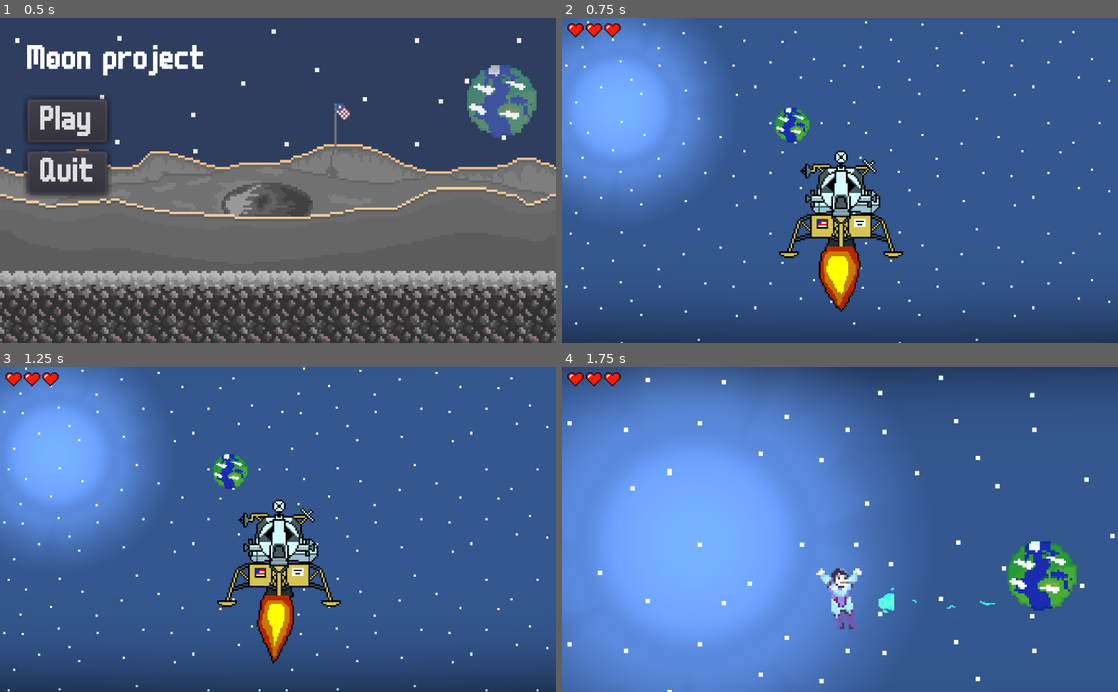
Above: before the commit, frames 1-4 (two rows, left to right).
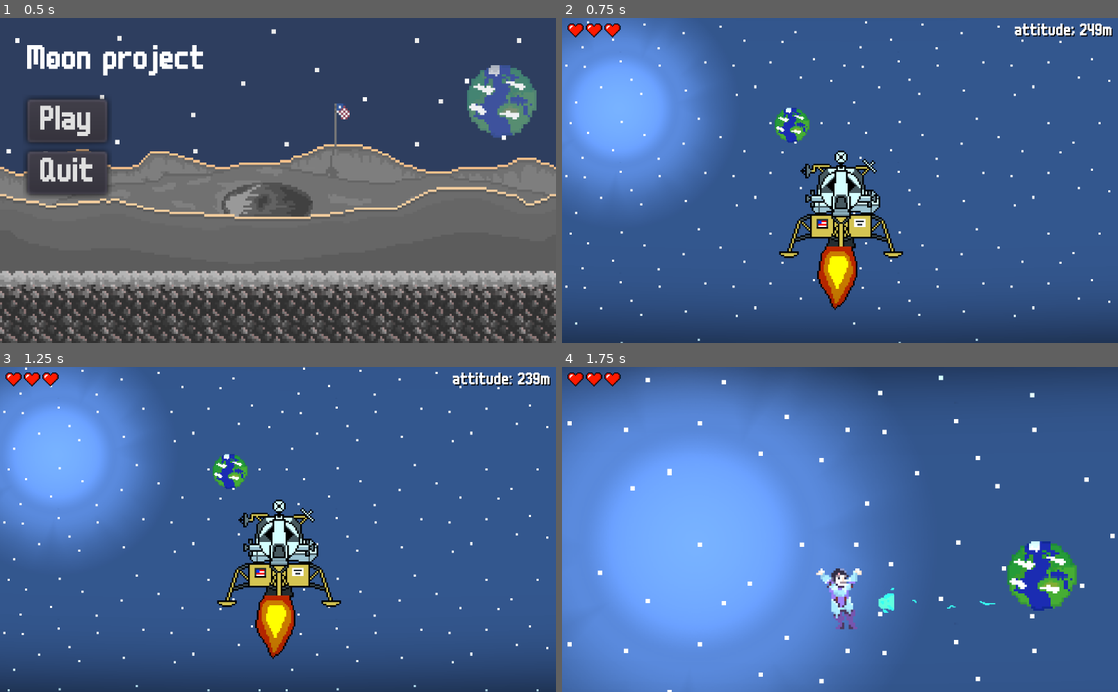
Above: after the commit, the same moments.

Repository: kukosek/mission-sacriffice
Game: Godot game, scene res://Scenes/gui/MainMenu.tscn
The game is run twice, just before and just after one commit, with the same random seed, the same clock (stepped at 60 frames per second) and the same inputs. Sound files missing from this copy of the repository are replaced by a short silence.
Inputs (mouse positions are in pixels of both pictures, inside the frame that each line leads up to):
- Up to frame 1 (0.5 s): no input
- Up to frame 2 (0.75 s): click "Play" at 0.5 s
- Up to frame 3 (1.25 s): no input
- Up to frame 4 (1.75 s): tap Enter (ui_accept) at 1.25 s; move the mouse to (962, 513) at 1.27 s; hold Right (ui_right) from 1.28 s (still down); hold Enter (ui_accept) from 1.28 s (still down); click (962, 513) at 1.42 s

Frame 1 is identical in both runs. In frame 2, 1.0% of the frame differs, in the area x 45-99%, y 1-91%; in frame 3, 0.8%; in frame 4, nothing differs.

Commit message:
Landing attitude text

Diff:
--- a/Scenes/gui/HUD.tscn
+++ b/Scenes/gui/HUD.tscn
@@ -156,6 +156,26 @@
 __meta__ = {
 "_edit_use_anchors_": false
 }
+x_subtraction = 0
+
+[node name="LanderAttitude" type="Label" parent="."]
+visible = false
+margin_left = 10.0
+margin_top = 10.0
+margin_right = 39.0
+margin_bottom = 24.0
+rect_scale = Vector2( 2, 2 )
+custom_fonts/font = ExtResource( 2 )
+custom_colors/font_outline_modulate = Color( 0, 0, 0, 1 )
+custom_colors/font_color_shadow = Color( 0, 0, 0, 1 )
+text = "attitude approx: 1000m"
+align = 2
+script = ExtResource( 7 )
+__meta__ = {
+"_edit_use_anchors_": false
+}
+dynamic_y = false
+y_subtraction = false
 [connection signal="pressed" from="DeathScreen/VBoxContainer/HBoxContainer/Restart" to="DeathScreen" method="_on_Restart_pressed"]
 [connection signal="pressed" from="DeathScreen/VBoxContainer/HBoxContainer/Quit" to="DeathScreen" method="_on_Quit_pressed"]
 [connection signal="pressed" from="PauseScreen/VBoxContainer/HBoxContainer/Resume" to="PauseScreen" method="_on_Resume_pressed"]
--- a/Scenes/gui/HintContainer.gd
+++ b/Scenes/gui/HintContainer.gd
@@ -6,13 +6,22 @@
 func _ready():
 	pass # Replace with function body.
 
-
+export (bool) var dynamic_y = true
+export (bool) var dynamic_x = true
+export (bool) var y_subtraction = true
+export (int) var x_subtraction = 10
+export (int) var scale = 2
 
 var last_screen_size = Vector2.ZERO
 func _process(_delta):
 	if visible:
 		var screen_size = get_viewport_rect().size
 		if screen_size != last_screen_size:
-			rect_size = screen_size / rect_scale
-			rect_size.y -= screen_size.y/15
+			if dynamic_x:
+				rect_size.x = screen_size.x / scale
+				rect_size.x -= x_subtraction
+			if dynamic_y:
+				rect_size.y = screen_size.y / scale
+			if y_subtraction:
+				rect_size.y -= screen_size.y/15
 			last_screen_size = screen_size
--- a/Scenes/moon1/LunarLander.gd
+++ b/Scenes/moon1/LunarLander.gd
@@ -7,6 +7,7 @@
 
 var player
 var hint
+var attitude
 var camera
 
 onready var fire_sprite = $FireSprite
@@ -16,6 +17,8 @@
 	velocity.y = 2000
 	player = get_parent().get_node("Player/Player")
 	hint = player.get_node("HUD/Hint")
+	attitude = player.get_node("HUD/LanderAttitude")
+	attitude.visible = true
 	player.in_lander = true
 	player.visible = false
 	camera = player.get_node("Camera2D")
@@ -30,9 +33,12 @@
 		landed = true
 		hint.text = "press enter to exit"
 	if player_in_lander:
+		if not landed:
+			attitude.text = "attitude: " + str(abs((int(position.y)-324)/100)) + "m"
 		player.position = position
 		player.position.y -= 100
 		if Input.is_action_pressed('ui_accept'):
+			attitude.visible = false
 			player.in_lander = false
 			player_in_lander = false
 			player.visible = true
--- a/Scenes/moon1/moon.tscn
+++ b/Scenes/moon1/moon.tscn
@@ -212,7 +212,7 @@
 position = Vector2( 0.484283, 299.699 )
 scale = Vector2( 5.7, 6 )
 frames = SubResource( 2 )
-frame = 1
+frame = 2
 playing = true
 
 [node name="RadioAudio" type="AudioStreamPlayer2D" parent="LunarLander"]
@@ -280,7 +280,7 @@
 scale = Vector2( 4, 4 )
 frames = SubResource( 12 )
 animation = "New Anim"
-frame = 4
+frame = 3
 playing = true
 offset = Vector2( 3.5166, 0.568039 )
 
